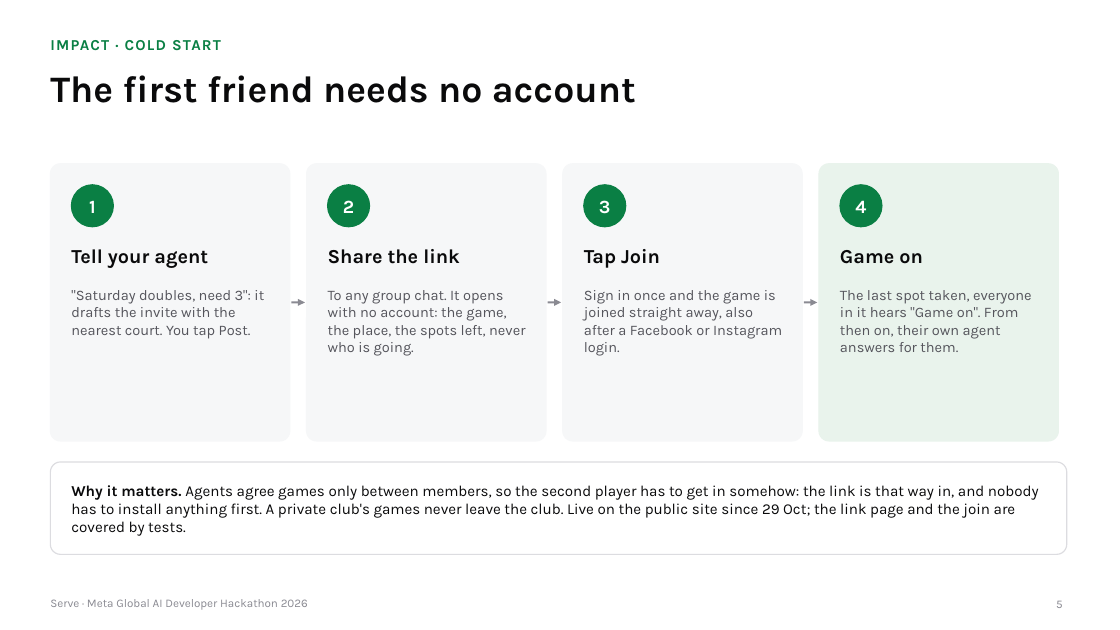
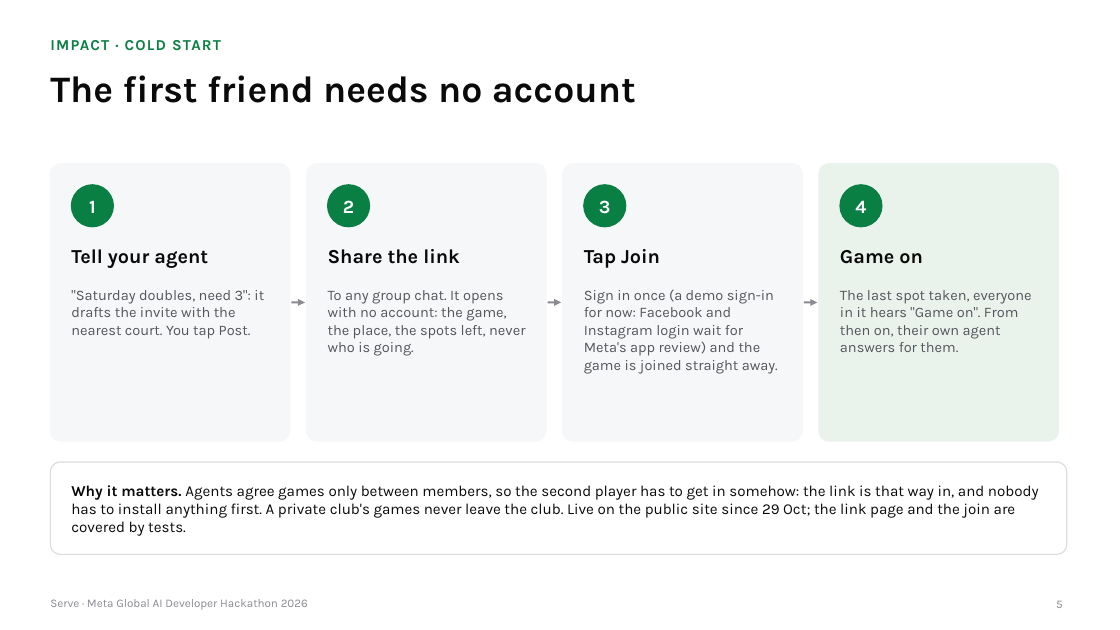
Before and after one commit to gino6178/serve-meta-hackathon, a slide deck: slide 5 of video/deck/Serve_Meta_deck.pptx. Drawn at 1120x630 pixels with LibreOffice and Linux fonts; fonts in the diff are those of the drawing. Boxes give left, top, right and bottom in pixels: in the first picture for what was removed or moved away, otherwise in the second. Text is boxed around its words. In the diff, an @@ line names an element or a change of style, - is before the commit and + after.

```diff
--- a/video/deck/Serve_Meta_deck.pptx
+++ b/video/deck/Serve_Meta_deck.pptx
@@ text at box(584, 290, 778, 374): text changed @@
-Sign in once and the game is joined straight away, also after a Facebook or Instagram login.
+Sign in once (a demo sign-in for now: Facebook and Instagram login wait for Meta's app review) and the game is joined straight away.
```
Also in this commit, not shown: 10 other slides changed, 26 other files.
